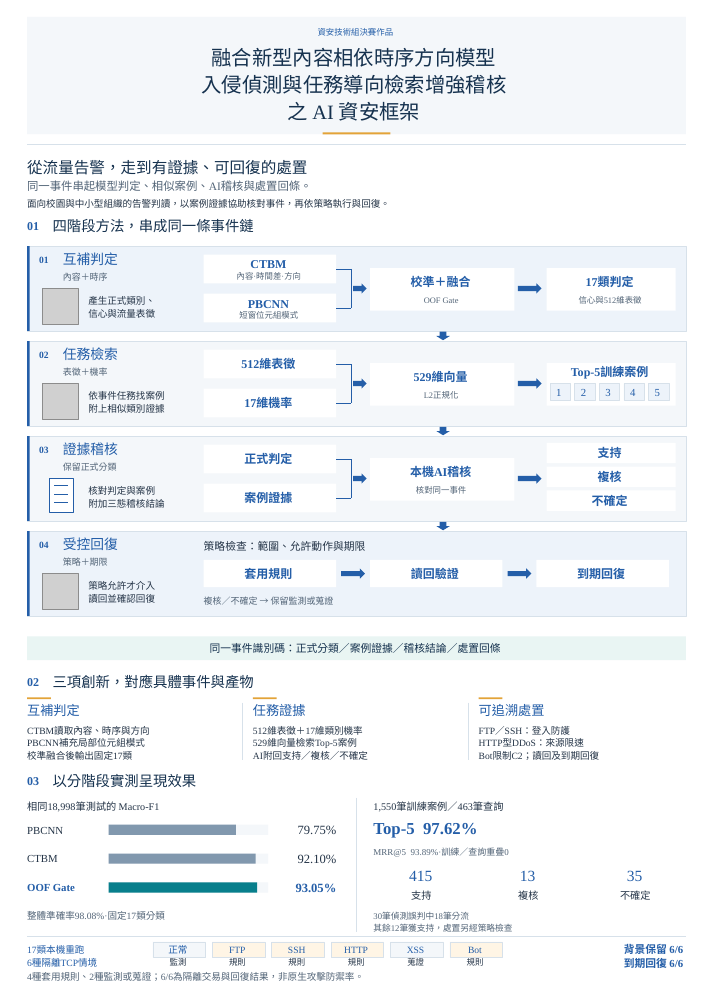
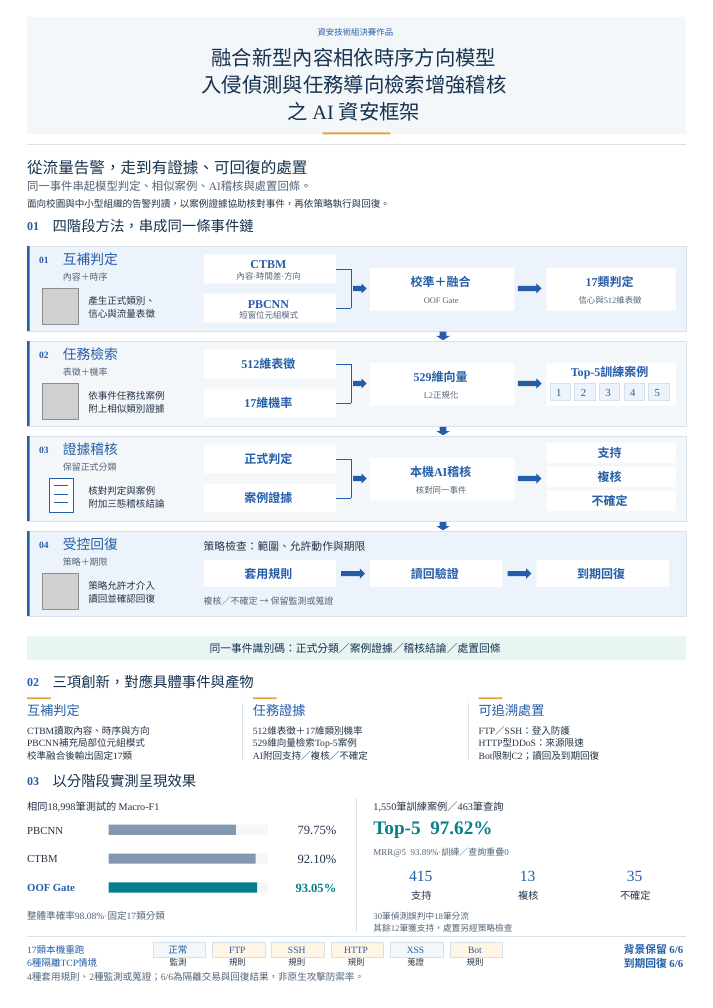
Before and after one commit to Lily09-project/innoserve-competition, a slide deck: slide 1 of deliverables/決賽海報_AI資安框架_A2.pptx. Drawn at 713x1008 pixels with LibreOffice and Linux fonts; fonts in the diff are those of the drawing; grey boxes stand for pictures. Boxes give left, top, right and bottom in pixels: in the first picture for what was removed or moved away, otherwise in the second. Text is boxed around its words. In the diff, an @@ line names an element or a change of style, - is before the commit and + after.

```diff
--- a/deliverables/決賽海報_AI資安框架_A2.pptx
+++ b/deliverables/決賽海報_AI資安框架_A2.pptx
@@ text "Top-5 97.62%" at (x1=373, y1=821, x2=492, y2=838): size 28 to 32 pt, text colour #245EA8 to #087F8C @@
@@ text "93.05%" at (x1=296, y1=883, x2=337, y2=892): text colour #245EA8 to #087F8C @@
```
Also in this commit, not shown: 23 other files.
